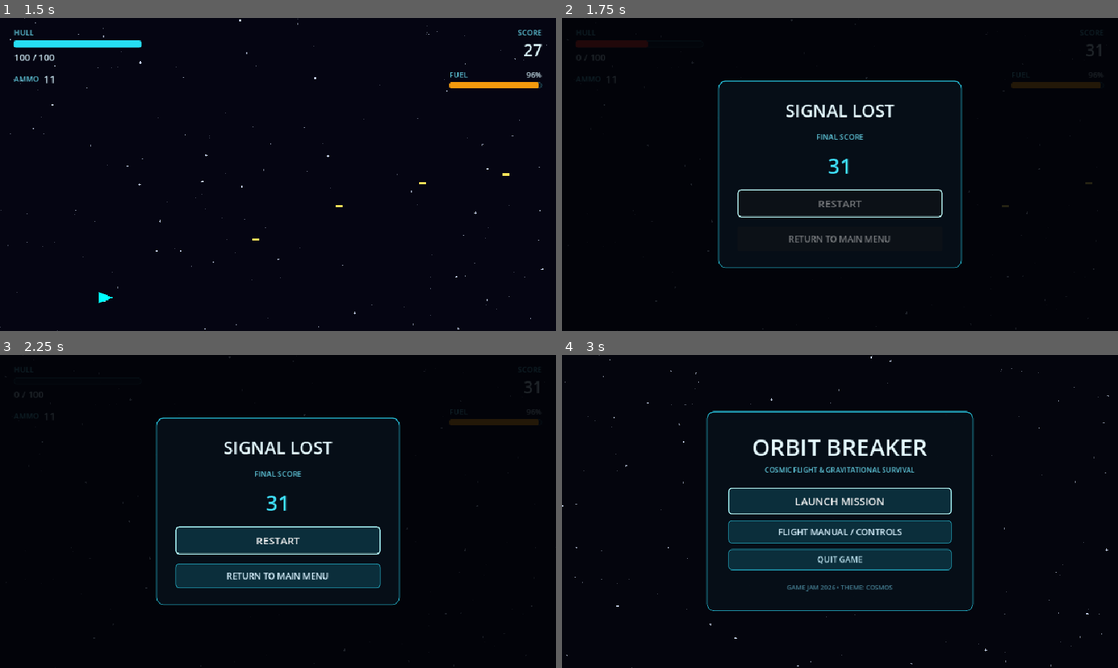
Above: before the commit, frames 1-4 (two rows, left to right).
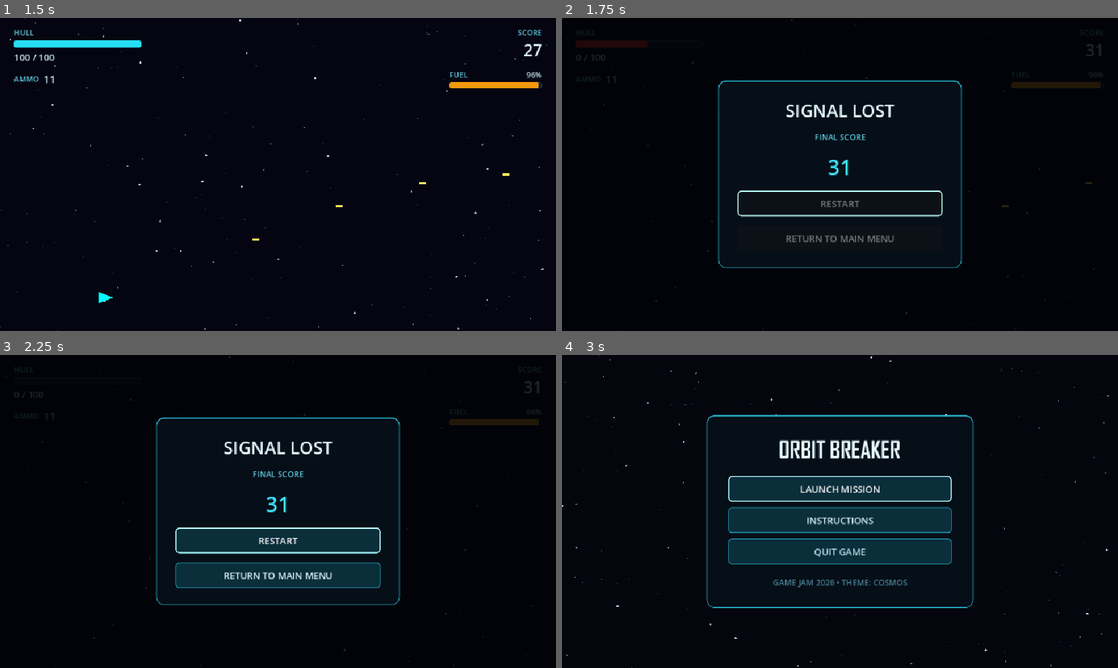
Above: after the commit, the same moments.

Repository: EzaanSaeed/OrbitBreaker
Game: Godot game, scene res://scenes/main.tscn
Same seed, same stepped clock (60 frames per second), same inputs: the game is played once before the commit and once after it.
Inputs (mouse positions are in pixels of both pictures, inside the frame that each line leads up to):
- Up to frame 1 (1.5 s): tap Enter at 0.5 s; move the mouse to (400, 158) at 0.52 s; hold S (thrust_down) 0.53-1.25 s; hold Space (shoot) 0.53-1.25 s; click (400, 158) at 0.67 s; drag from (166, 190) to (105, 255) at 1.27 s
- Up to frame 2 (1.75 s): no input
- Up to frame 3 (2.25 s): move the mouse to (333, 442) at 2.02 s; hold S (thrust_down) from 2.03 s (still down); tap I at 2.1 s
- Up to frame 4 (3 s): release S (thrust_down) at 2.75 s; click "RETURN TO MAIN MENU" at 2.75 s

Frame 1 is identical in both runs. In frame 2, 1.2% of the frame differs, in the area x 31-69%, y 37-72%; in frame 3, 1.5%; in frame 4, 10%, in the area x 25-75%, y 17-82%.

Commit message:
feat(ui): unify text sizes, rename to Instructions, add fancy Agency FB title font

Diff:
--- a/scenes/MainMenu.tscn
+++ b/scenes/MainMenu.tscn
@@ -2,6 +2,7 @@
 
 [ext_resource type="Script" path="res://scripts/main_menu.gd" id="1_menu"]
 [ext_resource type="Script" path="res://scripts/starfield.gd" id="2_stars"]
+[ext_resource type="FontFile" uid="uid://02v1u7b15nix" path="res://assets/fonts/OrbitBreakerTitle.ttf" id="3_titlefont"]
 
 [sub_resource type="StyleBoxFlat" id="Card"]
 bg_color = Color(0.025, 0.055, 0.09, 0.99)
@@ -122,28 +123,22 @@
 
 [node name="Title" type="Label" parent="UI/Center/Card/Padding/Content/TitleBox"]
 layout_mode = 2
+theme_override_fonts/font = ExtResource("3_titlefont")
+theme_override_font_sizes/font_size = 40
 theme_override_colors/font_color = Color(0.9, 0.98, 1, 1)
-theme_override_font_sizes/font_size = 40
 text = "ORBIT BREAKER"
 horizontal_alignment = 1
 
-[node name="Subtitle" type="Label" parent="UI/Center/Card/Padding/Content/TitleBox"]
-layout_mode = 2
-theme_override_colors/font_color = Color(0.38, 0.8, 0.88, 1)
-theme_override_font_sizes/font_size = 12
-text = "COSMIC FLIGHT & GRAVITATIONAL SURVIVAL"
-horizontal_alignment = 1
-
 [node name="Buttons" type="VBoxContainer" parent="UI/Center/Card/Padding/Content"]
 layout_mode = 2
 theme_override_constants/separation = 10
 
 [node name="PlayButton" type="Button" parent="UI/Center/Card/Padding/Content/Buttons"]
-custom_minimum_size = Vector2(0, 46)
+custom_minimum_size = Vector2(0, 44)
 layout_mode = 2
 mouse_default_cursor_shape = 2
 theme_override_colors/font_color = Color(0.95, 1, 1, 1)
-theme_override_font_sizes/font_size = 18
+theme_override_font_sizes/font_size = 16
 theme_override_styles/normal = SubResource("ButtonNormal")
 theme_override_styles/pressed = SubResource("ButtonHover")
 theme_override_styles/hover = SubResource("ButtonHover")
@@ -151,23 +146,23 @@
 text = "LAUNCH MISSION"
 
 [node name="ControlsButton" type="Button" parent="UI/Center/Card/Padding/Content/Buttons"]
-custom_minimum_size = Vector2(0, 40)
+custom_minimum_size = Vector2(0, 44)
 layout_mode = 2
 mouse_default_cursor_shape = 2
 theme_override_colors/font_color = Color(0.85, 0.95, 1, 1)
-theme_override_font_sizes/font_size = 15
+theme_override_font_sizes/font_size = 16
 theme_override_styles/normal = SubResource("ButtonNormal")
 theme_override_styles/pressed = SubResource("ButtonHover")
 theme_override_styles/hover = SubResource("ButtonHover")
 theme_override_styles/focus = SubResource("ButtonFocus")
-text = "FLIGHT MANUAL / CONTROLS"
+text = "INSTRUCTIONS"
 
 [node name="QuitButton" type="Button" parent="UI/Center/Card/Padding/Content/Buttons"]
-custom_minimum_size = Vector2(0, 36)
+custom_minimum_size = Vector2(0, 44)
 layout_mode = 2
 mouse_default_cursor_shape = 2
 theme_override_colors/font_color = Color(0.7, 0.85, 0.9, 1)
-theme_override_font_sizes/font_size = 14
+theme_override_font_sizes/font_size = 16
 theme_override_styles/normal = SubResource("ButtonNormal")
 theme_override_styles/pressed = SubResource("ButtonHover")
 theme_override_styles/hover = SubResource("ButtonHover")
@@ -177,7 +172,7 @@
 [node name="Footer" type="Label" parent="UI/Center/Card/Padding/Content"]
 layout_mode = 2
 theme_override_colors/font_color = Color(0.28, 0.52, 0.6, 1)
-theme_override_font_sizes/font_size = 11
+theme_override_font_sizes/font_size = 14
 text = "GAME JAM 2026 • THEME: COSMOS"
 horizontal_alignment = 1
 
@@ -227,7 +222,7 @@
 layout_mode = 2
 theme_override_colors/font_color = Color(0.9, 0.98, 1, 1)
 theme_override_font_sizes/font_size = 24
-text = "FLIGHT MANUAL"
+text = "INSTRUCTIONS"
 horizontal_alignment = 1
 
 [node name="Instructions" type="GridContainer" parent="UI/ControlsOverlay/Center/Card/Padding/Content"]
@@ -239,84 +234,84 @@
 [node name="KeyThrustUp" type="Label" parent="UI/ControlsOverlay/Center/Card/Padding/Content/Instructions"]
 layout_mode = 2
 theme_override_colors/font_color = Color(0.38, 0.8, 0.88, 1)
-theme_override_font_sizes/font_size = 13
+theme_override_font_sizes/font_size = 14
 text = "W  /  UP ARROW"
 
 [node name="DescThrustUp" type="Label" parent="UI/ControlsOverlay/Center/Card/Padding/Content/Instructions"]
 layout_mode = 2
 theme_override_colors/font_color = Color(0.85, 0.96, 1, 1)
-theme_override_font_sizes/font_size = 13
+theme_override_font_sizes/font_size = 14
 text = "Thrust Up (consumes Fuel)"
 
 [node name="KeyThrustDown" type="Label" parent="UI/ControlsOverlay/Center/Card/Padding/Content/Instructions"]
 layout_mode = 2
 theme_override_colors/font_color = Color(0.38, 0.8, 0.88, 1)
-theme_override_font_sizes/font_size = 13
+theme_override_font_sizes/font_size = 14
 text = "S  /  DOWN ARROW"
 
 [node name="DescThrustDown" type="Label" parent="UI/ControlsOverlay/Center/Card/Padding/Content/Instructions"]
 layout_mode = 2
 theme_override_colors/font_color = Color(0.85, 0.96, 1, 1)
-theme_override_font_sizes/font_size = 13
+theme_override_font_sizes/font_size = 14
 text = "Thrust Down (consumes Fuel)"
 
 [node name="KeyShoot" type="Label" parent="UI/ControlsOverlay/Center/Card/Padding/Content/Instructions"]
 layout_mode = 2
 theme_override_colors/font_color = Color(0.38, 0.8, 0.88, 1)
-theme_override_font_sizes/font_size = 13
+theme_override_font_sizes/font_size = 14
 text = "SPACEBAR"
 
 [node name="DescShoot" type="Label" parent="UI/ControlsOverlay/Center/Card/Padding/Content/Instructions"]
 layout_mode = 2
 theme_override_colors/font_color = Color(0.85, 0.96, 1, 1)
-theme_override_font_sizes/font_size = 13
+theme_override_font_sizes/font_size = 14
 text = "Fire Blaster (consumes Ammo)"
 
 [node name="KeyPlanets" type="Label" parent="UI/ControlsOverlay/Center/Card/Padding/Content/Instructions"]
 layout_mode = 2
 theme_override_colors/font_color = Color(0.95, 0.35, 0.25, 1)
-theme_override_font_sizes/font_size = 13
+theme_override_font_sizes/font_size = 14
 text = "PLANETS"
 
 [node name="DescPlanets" type="Label" parent="UI/ControlsOverlay/Center/Card/Padding/Content/Instructions"]
 layout_mode = 2
 theme_override_colors/font_color = Color(0.85, 0.96, 1, 1)
-theme_override_font_sizes/font_size = 13
+theme_override_font_sizes/font_size = 14
 text = "Gravitational hazards (Instant death)"
 
 [node name="KeyAsteroids" type="Label" parent="UI/ControlsOverlay/Center/Card/Padding/Content/Instructions"]
 layout_mode = 2
 theme_override_colors/font_color = Color(0.95, 0.7, 0.25, 1)
-theme_override_font_sizes/font_size = 13
+theme_override_font_sizes/font_size = 14
 text = "ASTEROIDS"
 
 [node name="DescAsteroids" type="Label" parent="UI/ControlsOverlay/Center/Card/Padding/Content/Instructions"]
 layout_mode = 2
 theme_override_colors/font_color = Color(0.85, 0.96, 1, 1)
-theme_override_font_sizes/font_size = 13
+theme_override_font_sizes/font_size = 14
 text = "Impact deals 25 damage (Shoot to destroy: +10 Score)"
 
 [node name="KeyPickups" type="Label" parent="UI/ControlsOverlay/Center/Card/Padding/Content/Instructions"]
 layout_mode = 2
 theme_override_colors/font_color = Color(0.25, 0.95, 0.45, 1)
-theme_override_font_sizes/font_size = 13
+theme_override_font_sizes/font_size = 14
 text = "SUPPLY PODS"
 
 [node name="DescPickups" type="Label" parent="UI/ControlsOverlay/Center/Card/Padding/Content/Instructions"]
 layout_mode = 2
 theme_override_colors/font_color = Color(0.85, 0.96, 1, 1)
-theme_override_font_sizes/font_size = 13
+theme_override_font_sizes/font_size = 14
 text = "Green: Hull (+25)  •  Orange: Fuel Pod"
 
 [node name="Hint" type="Label" parent="UI/ControlsOverlay/Center/Card/Padding/Content"]
 layout_mode = 2
 theme_override_colors/font_color = Color(0.38, 0.8, 0.88, 1)
-theme_override_font_sizes/font_size = 12
+theme_override_font_sizes/font_size = 14
 text = "Fight planetary gravity, manage your thruster fuel, and survive!"
 horizontal_alignment = 1
 
 [node name="CloseButton" type="Button" parent="UI/ControlsOverlay/Center/Card/Padding/Content"]
-custom_minimum_size = Vector2(0, 42)
+custom_minimum_size = Vector2(0, 44)
 layout_mode = 2
 mouse_default_cursor_shape = 2
 theme_override_colors/font_color = Color(0.9, 1, 1, 1)
--- a/scenes/hud.tscn
+++ b/scenes/hud.tscn
@@ -295,7 +295,7 @@
 [node name="Subtitle" type="Label" parent="Layout/GameOverPanel/Center/Card/Padding/Content" unique_id=1388822090]
 layout_mode = 2
 theme_override_colors/font_color = Color(0.38, 0.8, 0.88, 1)
-theme_override_font_sizes/font_size = 13
+theme_override_font_sizes/font_size = 14
 text = "FINAL SCORE"
 horizontal_alignment = 1
 
@@ -307,11 +307,11 @@
 horizontal_alignment = 1
 
 [node name="RestartButton" type="Button" parent="Layout/GameOverPanel/Center/Card/Padding/Content" unique_id=1693941737]
-custom_minimum_size = Vector2(0, 48)
+custom_minimum_size = Vector2(0, 44)
 layout_mode = 2
 mouse_default_cursor_shape = 2
 theme_override_colors/font_color = Color(0.9, 1, 1, 1)
-theme_override_font_sizes/font_size = 18
+theme_override_font_sizes/font_size = 16
 theme_override_styles/normal = SubResource("ButtonNormal")
 theme_override_styles/pressed = SubResource("ButtonHover")
 theme_override_styles/hover = SubResource("ButtonHover")
@@ -319,11 +319,11 @@
 text = "RESTART"
 
 [node name="MainMenuButton" type="Button" parent="Layout/GameOverPanel/Center/Card/Padding/Content"]
-custom_minimum_size = Vector2(0, 42)
+custom_minimum_size = Vector2(0, 44)
 layout_mode = 2
 mouse_default_cursor_shape = 2
 theme_override_colors/font_color = Color(0.85, 0.95, 1, 1)
-theme_override_font_sizes/font_size = 15
+theme_override_font_sizes/font_size = 16
 theme_override_styles/normal = SubResource("ButtonNormal")
 theme_override_styles/pressed = SubResource("ButtonHover")
 theme_override_styles/hover = SubResource("ButtonHover")
Binary file added: assets/fonts/OrbitBreakerTitle.ttf
Not shown, added: assets/fonts/OrbitBreakerTitle.ttf.import
